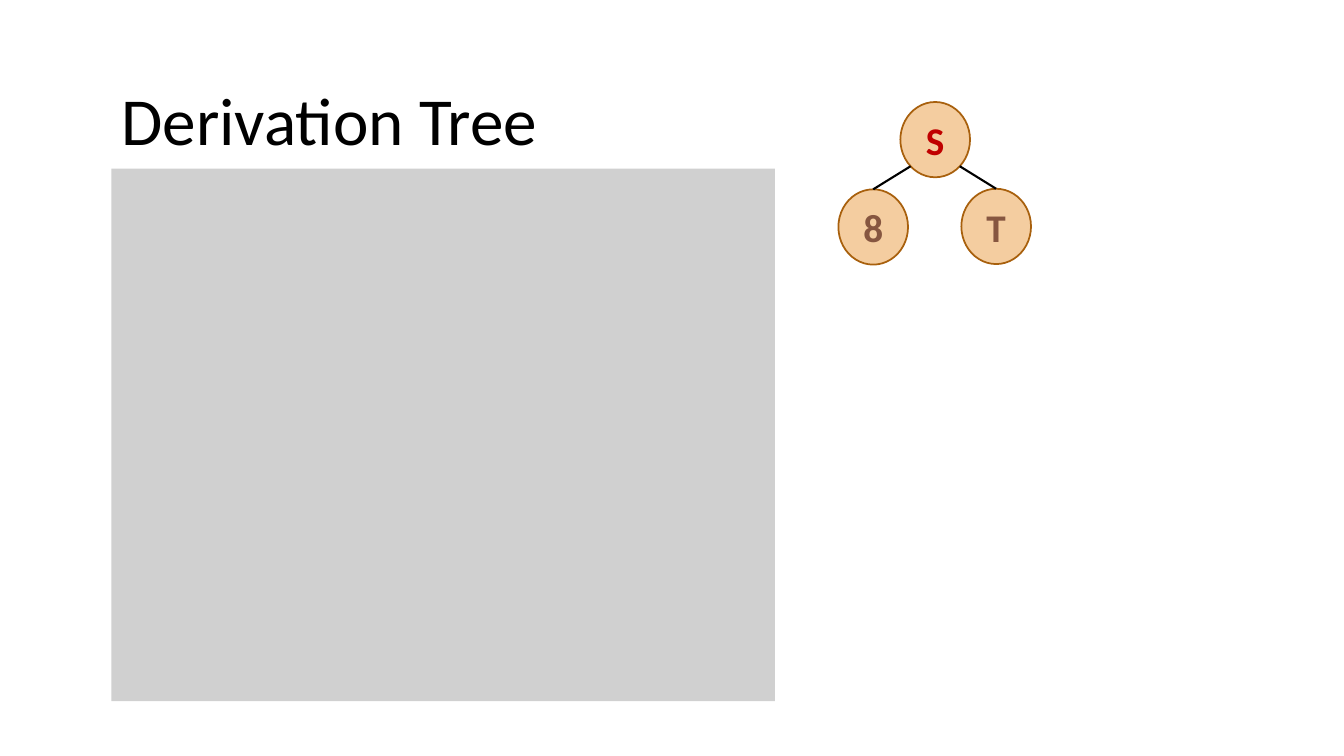
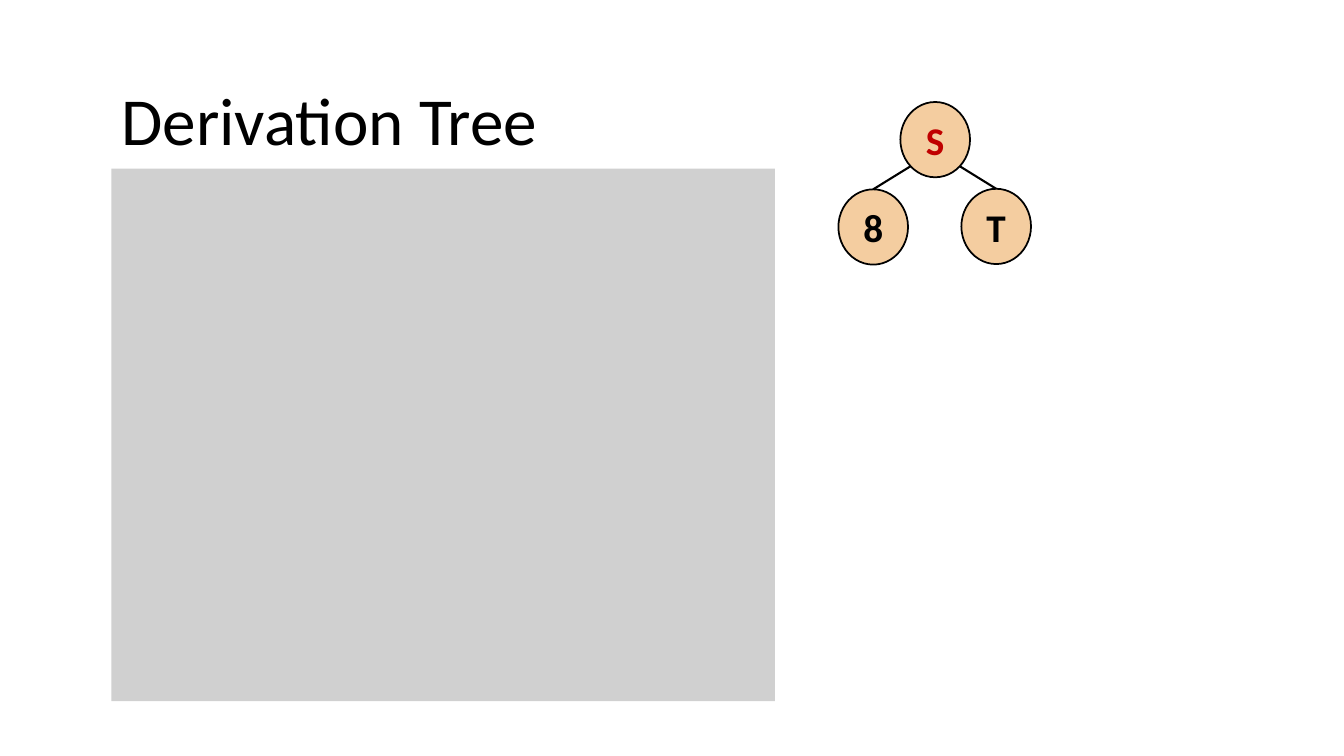
Before and after one commit to nivshani/compilation, a slide deck: slide 52 of slides/top_down_parsing.pptx (slide 50 before the commit). Drawn at 1344x756 pixels with LibreOffice and Linux fonts; fonts in the diff are those of the drawing; grey boxes stand for pictures. Boxes give left, top, right and bottom in pixels: in the first picture for what was removed or moved away, otherwise in the second. Text is boxed around its words. In the diff, an @@ line names an element or a change of style, - is before the commit and + after.

```diff
--- a/slides/top_down_parsing.pptx
+++ b/slides/top_down_parsing.pptx
@@ ellipse "S" at <box>900,102,970,177</box>: outline #A9610D 1.25 pt to #000000 1.25 pt @@
@@ ellipse "8" at <box>839,190,908,265</box>: text colour #865640 to #000000; outline #A9610D 1.25 pt to #000000 1.25 pt @@
@@ ellipse "T" at <box>962,189,1031,264</box>: text colour #865640 to #000000; outline #A9610D 1.25 pt to #000000 1.25 pt @@
```
Also in this commit, not shown: 28 other slides changed, 2 slides added, 1 other file.
